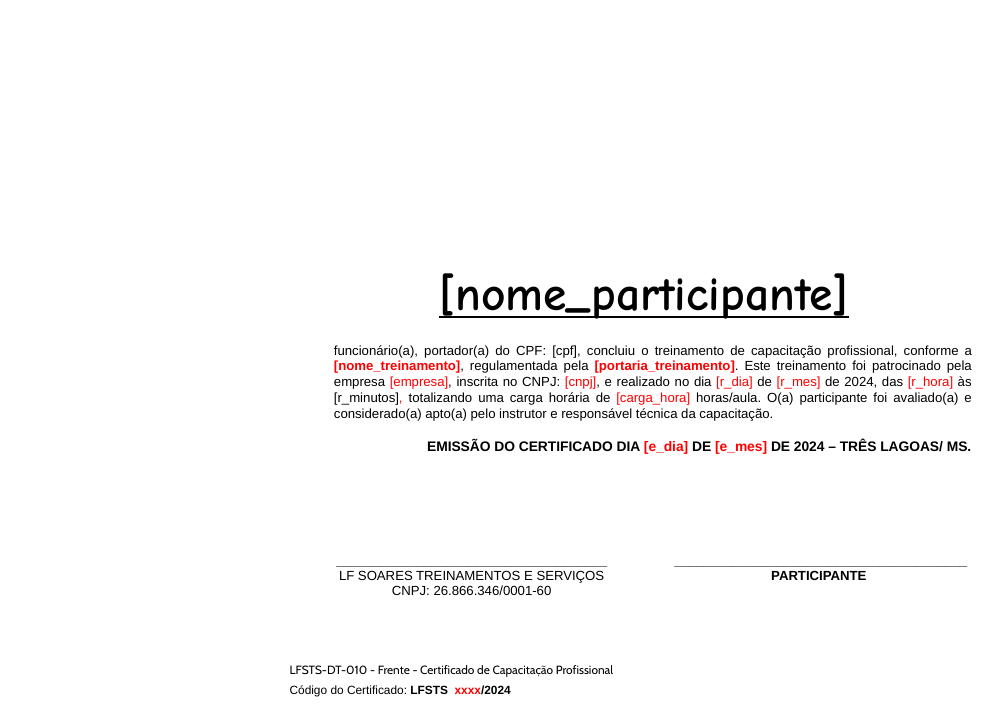
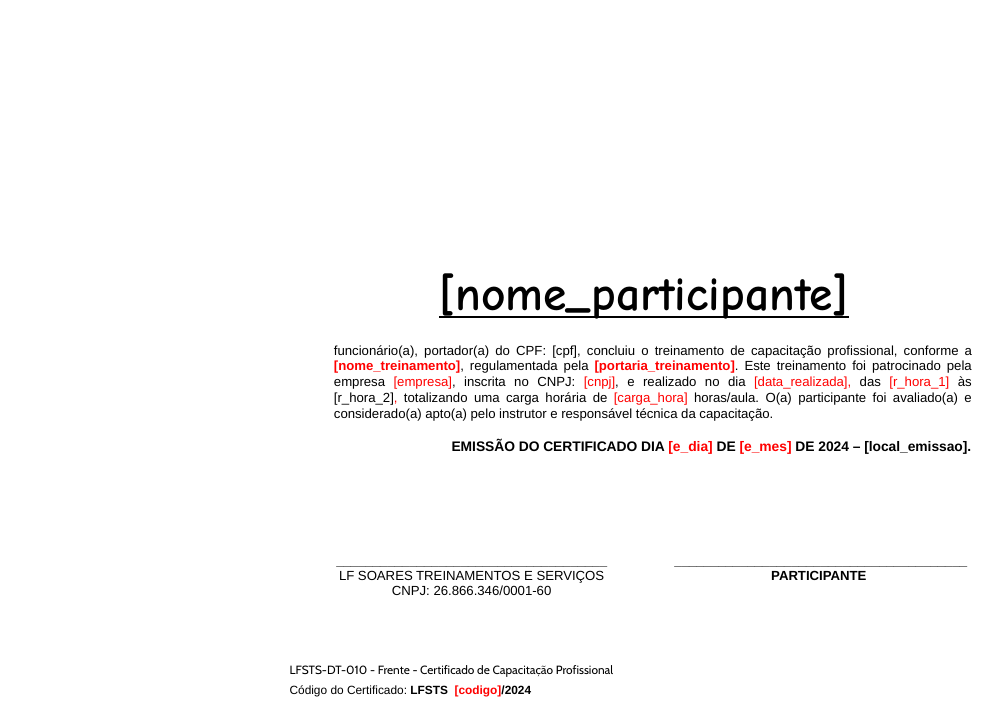
Before and after one commit to Programateca/lfsoares-front, a slide deck: slide 1 of public/templates/frente-verso-4a.pptx. Drawn at 1008x713 pixels with LibreOffice and Linux fonts; fonts in the diff are those of the drawing; background and template pictures are left out. Boxes give left, top, right and bottom in pixels: in the first picture for what was removed or moved away, otherwise in the second. Text is boxed around its words. In the diff, an @@ line names an element or a change of style, - is before the commit and + after.

Commit message:
fix: add type parameter to gerarCertificado function for dynamic template loading

```diff
--- a/public/templates/frente-verso-4a.pptx
+++ b/public/templates/frente-verso-4a.pptx
@@ text at (x1=334, y1=345, x2=972, y2=454): text changed @@
-funcionário(a), portador(a) do CPF: [cpf], concluiu o treinamento de capacitação profissional, conforme a [nome_treinamento], regulamentada pela [portaria_treinamento]. Este treinamento foi patrocinado pela empresa [empresa], inscrita no CNPJ: [cnpj], e realizado no dia [r_dia] de [r_mes] de 2024, das [r_hora] às [r_minutos], totalizando uma carga horária de [carga_hora] horas/aula. O(a) participante foi avaliado(a) e considerado(a) apto(a) pelo instrutor e responsável técnica da capacitação.
-EMISSÃO DO CERTIFICADO DIA [e_dia] DE [e_mes] DE 2024 – TRÊS LAGOAS/ MS.
+funcionário(a), portador(a) do CPF: [cpf], concluiu o treinamento de capacitação profissional, conforme a [nome_treinamento], regulamentada pela [portaria_treinamento]. Este treinamento foi patrocinado pela empresa [empresa], inscrita no CNPJ: [cnpj], e realizado no dia [data_realizada], das [r_hora_1] às [r_hora_2], totalizando uma carga horária de [carga_hora] horas/aula. O(a) participante foi avaliado(a) e considerado(a) apto(a) pelo instrutor e responsável técnica da capacitação.
+EMISSÃO DO CERTIFICADO DIA [e_dia] DE [e_mes] DE 2024 – [local_emissao].
@@ text at (x1=290, y1=685, x2=532, y2=697): text changed @@
-Código do Certificado: LFSTS xxxx/2024
+Código do Certificado: LFSTS [codigo]/2024
```
Also in this commit, not shown: 1 other slide changed, 3 other files.
